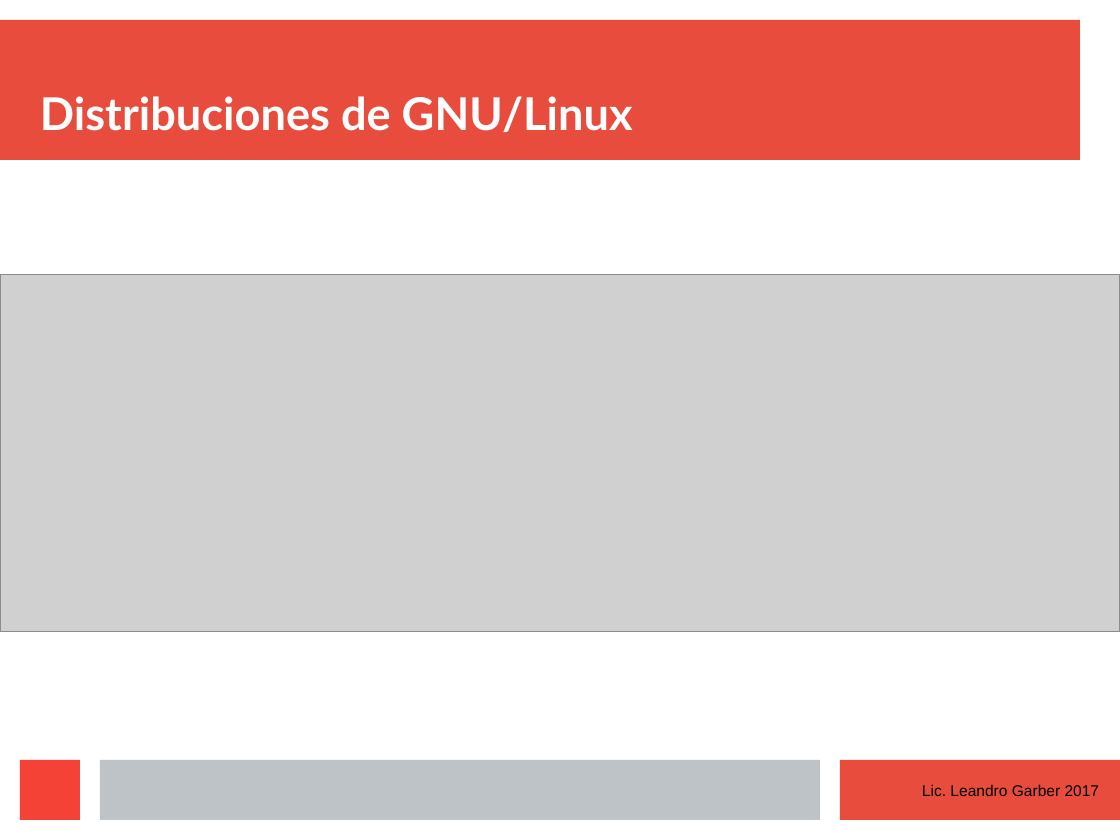
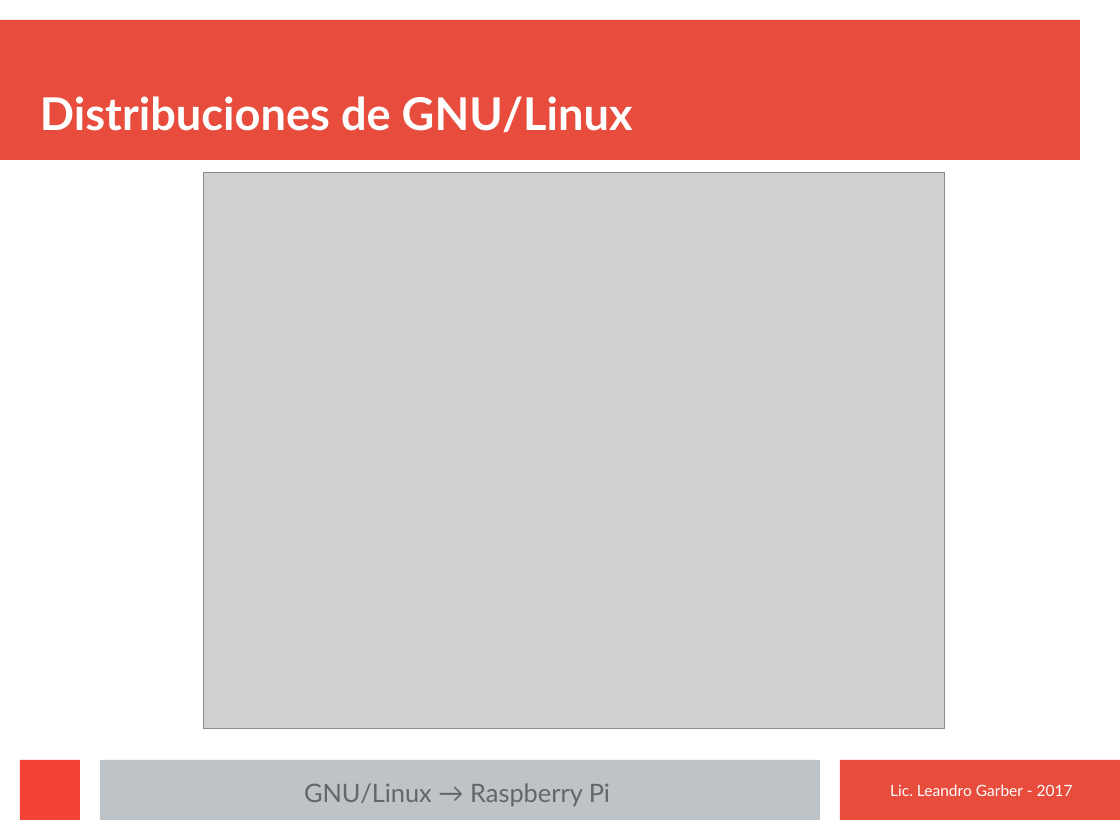
Before and after one commit to macramole/cursoLinux, a slide deck: slide 8 of presentaciones/1-Introduccion.odp (slide 7 before the commit). Drawn at 1120x840 pixels with LibreOffice and Linux fonts; fonts in the diff are those of the drawing; grey boxes stand for pictures. Boxes give left, top, right and bottom in pixels: in the first picture for what was removed or moved away, otherwise in the second. Text is boxed around its words. In the diff, an @@ line names an element or a change of style, - is before the commit and + after.

```diff
--- a/presentaciones/1-Introduccion.odp
+++ b/presentaciones/1-Introduccion.odp
@@ picture: place and size @@
-picture at [0, 274, 1120, 632]
+picture at [203, 173, 945, 729]
@@ text added at [304, 783, 610, 806], 18 pt, text #666666 @@
+GNU/Linux → Raspberry Pi
@@ text at [890, 784, 1073, 796]: text changed; font Arial to Lato; text colour #000000 to #FFFFFF @@
-Lic. Leandro Garber 2017
+Lic. Leandro Garber - 2017
```
Also in this commit, not shown: 2 other slides changed, 1 slide added, 1 slide removed, 3 other files.
